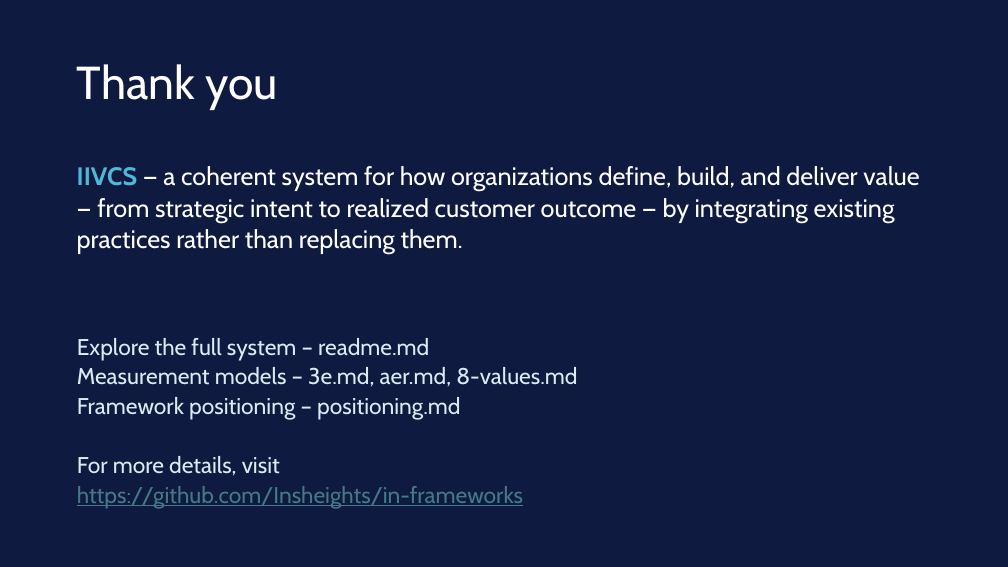
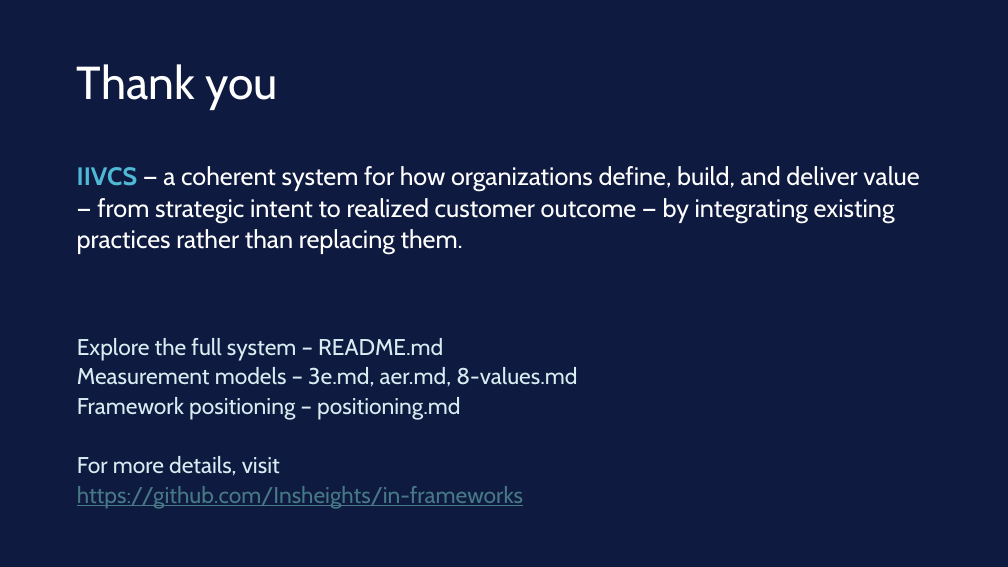
Before and after one commit to Insheights/in-frameworks, a slide deck: slide 13 of insheights-ivcs.pptx. Drawn at 1008x567 pixels with LibreOffice and Linux fonts; fonts in the diff are those of the drawing. Boxes give left, top, right and bottom in pixels: in the first picture for what was removed or moved away, otherwise in the second. Text is boxed around its words. In the diff, an @@ line names an element or a change of style, - is before the commit and + after.

```diff
--- a/insheights-ivcs.pptx
+++ b/insheights-ivcs.pptx
@@ text at (x1=77, y1=338, x2=443, y2=361): text changed @@
-Explore the full system – readme.md
+Explore the full system – README.md
```
Also in this commit, not shown: 2 other slides changed.
